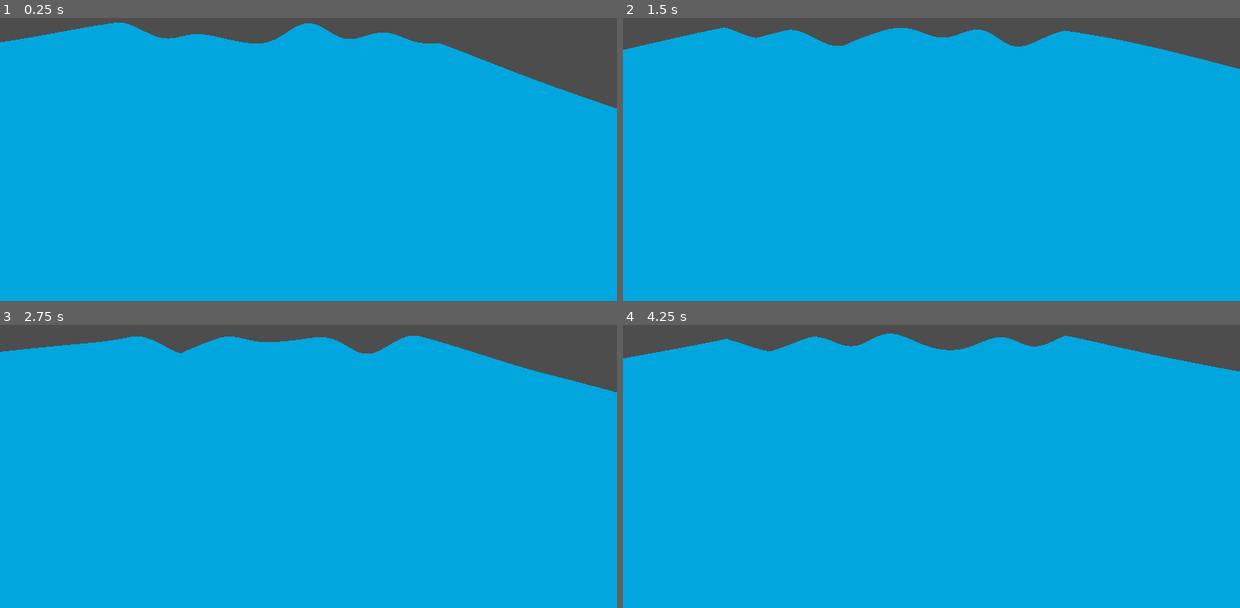
Above: before the commit, frames 1-4 (two rows, left to right).
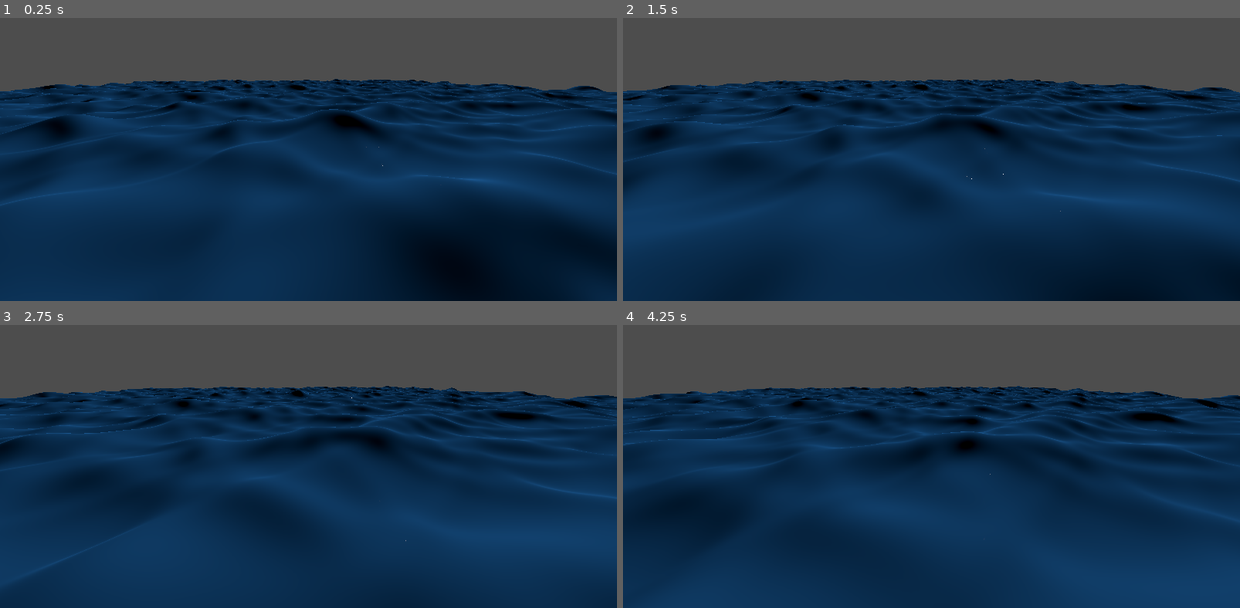
Above: after the commit, the same moments.

Repository: yagolasse/water-shader
Game: Godot game, scene res://world.tscn
Same seed, same stepped clock (60 frames per second), same inputs: the game is played once before the commit and once after it. Before the commit the project has no main scene; this scene is started directly in both runs.
Inputs:
- Up to frame 1 (0.25 s): no input
- Up to frame 2 (1.5 s): no input
- Up to frame 3 (2.75 s): no input
- Up to frame 4 (4.25 s): no input

The runs differ from the first frame. In frame 1, 90% of the frame differs, in the area x 0-100%, y 1-100%; in frame 2, 92%, in the area x 0-100%, y 3-100%; in frame 3, 91%; in frame 4, 92%.

Commit message:
Finished water body

Diff:
--- a/project.godot
+++ b/project.godot
@@ -11,6 +11,7 @@
 [application]
 
 config/name="water-shader"
+run/main_scene="res://world.tscn"
 config/features=PackedStringArray("4.1", "Forward Plus")
 config/icon="res://icon.svg"
 
--- a/water.gdshader
+++ b/water.gdshader
@@ -1,32 +1,21 @@
 shader_type spatial;
 
-const int MAX_WAVE_COUNT = 4;
+uniform float max_peak : hint_range(0.0, 10.0, 0.1);
+uniform float wave_drag : hint_range(0.0, 30.0, 0.1);
+uniform float initial_speed : hint_range(3.0, 6.0, 0.1);
+uniform float speed_multiplier : hint_range(0.8, 1.0, 0.01);
+uniform float initial_amplitude : hint_range(0.5, 2.0, 0.001);
+uniform float amplitude_multiplier : hint_range(0.5, 1.0, 0.01);
+uniform float initial_frequency : hint_range(0.1, 0.2, 0.001);
+uniform float frequency_multiplier : hint_range(1.0, 2.0, 0.01);
 
-const int WAVE_TYPE_SINE = 0;
-const int WAVE_TYPE_SHARPER_SINE = 1;
-const int WAVE_TYPE_GERSTNER = 2;
+uniform float wind_direction_degrees : hint_range(0, 360, 0.5);
+uniform float wind_direction_increment : hint_range(0, 90, 0.5);
 
-uniform vec3 albedo: source_color;
+uniform int wave_count : hint_range(0, 32, 1);
 
-uniform float specular_size;
-uniform float specular_intensity : hint_range(0.0, 2.0, 0.01);
-uniform float exponent : hint_range(1.0, 4.0, 0.25);
-uniform float speeds[MAX_WAVE_COUNT];
-uniform float amplitudes[MAX_WAVE_COUNT];
-uniform float wavelengths[MAX_WAVE_COUNT];
-uniform float steepnesses[MAX_WAVE_COUNT];
-
-uniform int wave_type : hint_range(0, 2, 1) = 0;
-uniform int wind_directions[MAX_WAVE_COUNT];
-
-varying vec3 normal;
-
-float frequency(float wavelength) {
-	return 2.0 / wavelength;
-}
-
-float phase(float speed, float wavelength) {
-	return speed * 2.0 / wavelength;
+float phase(float speed, float frequency) {
+	return speed * frequency;
 }
 
 float steepness(float base_stepness, float frequency, float amplitude) {
@@ -37,55 +26,27 @@
 	return dot(normalized_direction, position) * frequency + time * phase;
 }
 
-vec2 normalized_direction(float degree) {
+vec2 direction(float degree) {
 	float wind_direction = radians(degree);
-	vec2 direction = vec2(cos(wind_direction), sin(wind_direction));
-	return normalize(direction);
+	return vec2(cos(wind_direction), sin(wind_direction));
 }
 
-// Sine
-vec3 sine_wave_state(float amplitude, float wave) {
-	return vec3(0.0, amplitude * sin(wave), 0.0);
+vec3 sharp_euler_sine_wave(float amplitude, float wave) {
+	return vec3(0.0, amplitude * pow(E, max_peak * sin(wave) - 1.0), 0.0);
 }
 
-vec3 partial_derivative(float frequency, vec2 normalized_direction, float amplitude, float wave) {
-	vec2 derivative = frequency * normalized_direction * amplitude * cos(wave);
+vec3 sharp_euler_sine_partial_derivative(float frequency, vec2 normalized_direction, float amplitude, float wave) {
+	vec2 derivative = frequency * normalized_direction * amplitude * max_peak * pow(E, max_peak * sin(wave) - 1.0) * cos(wave);
 	return vec3(derivative.x, 0.0, derivative.y);
 }
 
-// Sharper Sine
-vec3 sharper_sine_wave_state(float amplitude, float wave) {
-	return vec3(0.0, 2.0 * amplitude * pow((sin(wave) + 1.0) / 2.0, exponent), 0.0);
-}
+void fragment() {
+	float fresnel = sqrt(1.0 - dot(NORMAL, VIEW));
 
-vec3 sharper_sine_partial_derivative(float frequency, vec2 normalized_direction, float amplitude, float wave) {
-	vec2 partial = exponent * normalized_direction * frequency * amplitude;
-	float second_partial = pow((sin(wave) + 1.0) / 2.0, exponent - 1.0);
-	vec2 derivative = frequency * normalized_direction * amplitude * second_partial * cos(wave);
-	return vec3(derivative.x, 0.0, derivative.y);
-}
-
-// Gerstner
-vec3 gerstner_wave_state(vec2 normalized_direction, float amplitude, float steepness, float wave) {
-	vec2 position = steepness * amplitude * normalized_direction * cos(wave);
-	float displacement = amplitude * sin(wave);
-	return vec3(position.x, displacement, position.y);
-}
-
-vec3 gerstner_partial_derivative(vec2 normalized_direction, float amplitude, float steepness, float frequency, float wave) {
-	vec2 derivative = frequency * normalized_direction * amplitude * cos(wave);
-	float displacement = steepness * frequency * amplitude * sin(wave);
-	return vec3(derivative.x, displacement, derivative.y);
-}
-
-void light() {
-	vec3 halfway = normalize(LIGHT + VIEW);
-	float clamped_direction = clamp(dot(halfway, NORMAL), 0.0, 1.0);
-	SPECULAR_LIGHT = ALBEDO + LIGHT_COLOR * pow(clamped_direction * specular_intensity, specular_size);
-}
-
-void fragment() {
-	ALBEDO = albedo;
+	RIM = 0.2;
+	METALLIC = 0.0;
+	ALBEDO = vec3(0.1, 0.3, 0.5);
+	ROUGHNESS = 0.01 * (1.0 - fresnel);
 }
 
 void vertex() {
@@ -95,31 +56,28 @@
 	float time = TIME;
 	vec2 position = VERTEX.xz;
 
-	for (int i = 0; i < MAX_WAVE_COUNT; i++) {
-		float frequency = frequency(wavelengths[i]);
-		float phase = phase(speeds[i], wavelengths[i]);
-		vec2 normalized_direction = normalized_direction(float(wind_directions[i]));
+	float speed = initial_speed;
+	float amplitude = initial_amplitude;
+	float frequency = initial_frequency;
+	float wind_direction = wind_direction_degrees;
 
-		vec3 wave_state = vec3(0.0);
-		vec3 derivative = vec3(0.0);
+	vec3 previous_derivative = vec3(0.0);
 
+	for (int i = 0; i < wave_count; i++) {
+		vec2 normalized_direction = normalize(direction(wind_direction));
+		float phase = phase(speed, frequency);
 		float wave = wave(position, normalized_direction, frequency, time, phase);
 
-		switch(wave_type) {
-			case WAVE_TYPE_SINE:
-				wave_state = sine_wave_state(amplitudes[i], wave);
-				derivative = partial_derivative(frequency, normalized_direction, amplitudes[i], wave);
-				break;
-			case WAVE_TYPE_SHARPER_SINE:
-				wave_state = sharper_sine_wave_state(amplitudes[i], wave);
-				derivative = sharper_sine_partial_derivative(frequency, normalized_direction, amplitudes[i], wave);
-				break;
-			case WAVE_TYPE_GERSTNER:
-				float steepness = steepness(steepnesses[i], frequency, amplitudes[i]);
-				wave_state = gerstner_wave_state(normalized_direction, amplitudes[i], steepness, wave);
-				derivative = gerstner_partial_derivative(normalized_direction, amplitudes[i], steepness, frequency, wave);
-				break;
-		}
+		vec3 wave_state = sharp_euler_sine_wave(amplitude, wave);
+		vec3 derivative = sharp_euler_sine_partial_derivative(frequency, normalized_direction, amplitude, wave);
+
+		position += normalized_direction * -derivative.xz * amplitude * wave_drag;
+
+		speed *= speed_multiplier;
+		amplitude *= amplitude_multiplier;
+		frequency *= frequency_multiplier;
+		wind_direction += wind_direction_increment;
+
 		vertex_accumulator += wave_state;
 		normal_accumulator += derivative;
 	}
@@ -127,6 +85,4 @@
 	NORMAL = normalize(vec3(-normal_accumulator.x, 1.0 - normal_accumulator.y, -normal_accumulator.z));
 	// Local coords vertex y starts in zero so we can do this
 	VERTEX += vertex_accumulator;
-
-	normal = NORMAL;
 }
--- a/world.tscn
+++ b/world.tscn
@@ -5,30 +5,31 @@
 [sub_resource type="ShaderMaterial" id="ShaderMaterial_7gokt"]
 render_priority = 0
 shader = ExtResource("1_awqgb")
-shader_parameter/albedo = Color(0, 0.65098, 0.866667, 1)
-shader_parameter/specular_size = 50.0
-shader_parameter/specular_intensity = 1.0
-shader_parameter/exponent = 4.0
-shader_parameter/speeds = PackedFloat32Array(5.631, 8.665, 3.95, 3.575)
-shader_parameter/amplitudes = PackedFloat32Array(1.5, 1.605, 0.47, 0.485)
-shader_parameter/wavelengths = PackedFloat32Array(17.45, 8.58, 5.825, 17.585)
-shader_parameter/steepnesses = PackedFloat32Array(0.12, 0.42, 0.04, 0.1)
-shader_parameter/wave_type = 0
-shader_parameter/wind_directions = PackedInt32Array(0, 5, -12, 15)
+shader_parameter/max_peak = 1.8
+shader_parameter/wave_drag = 8.9
+shader_parameter/initial_speed = 4.5
+shader_parameter/speed_multiplier = 0.92
+shader_parameter/initial_amplitude = 1.159
+shader_parameter/amplitude_multiplier = 0.75
+shader_parameter/initial_frequency = 0.105
+shader_parameter/frequency_multiplier = 1.18
+shader_parameter/wind_direction_degrees = 223.0
+shader_parameter/wind_direction_increment = 26.5
+shader_parameter/wave_count = 8
 
 [sub_resource type="PlaneMesh" id="PlaneMesh_lqahc"]
-size = Vector2(100, 100)
-subdivide_width = 100
-subdivide_depth = 100
+size = Vector2(500, 500)
+subdivide_width = 1000
+subdivide_depth = 1000
 
 [node name="World" type="Node3D"]
 
+[node name="DirectionalLight3D" type="DirectionalLight3D" parent="."]
+transform = Transform3D(-0.866025, -0.191342, 0.46194, 0, 0.92388, 0.382684, -0.5, 0.331414, -0.800103, 0, 21.7923, 0)
+
 [node name="Camera3D" type="Camera3D" parent="."]
-transform = Transform3D(1, 0, 0, 0, 0.862858, 0.505447, 0, -0.505447, 0.862858, 10.6353, 10.2334, 22.0296)
+transform = Transform3D(0.989016, 0.0345054, -0.143725, 0, 0.97237, 0.233445, 0.147809, -0.230881, 0.961689, -25.135, 17.9, 225.015)
 
 [node name="Water" type="MeshInstance3D" parent="."]
 material_override = SubResource("ShaderMaterial_7gokt")
 mesh = SubResource("PlaneMesh_lqahc")
-
-[node name="SunLight" type="DirectionalLight3D" parent="."]
-transform = Transform3D(0.325398, -0.869461, 0.371692, 0.825453, 0.452936, 0.336863, -0.461241, 0.1972, 0.865083, 0, 15.0347, 0)
